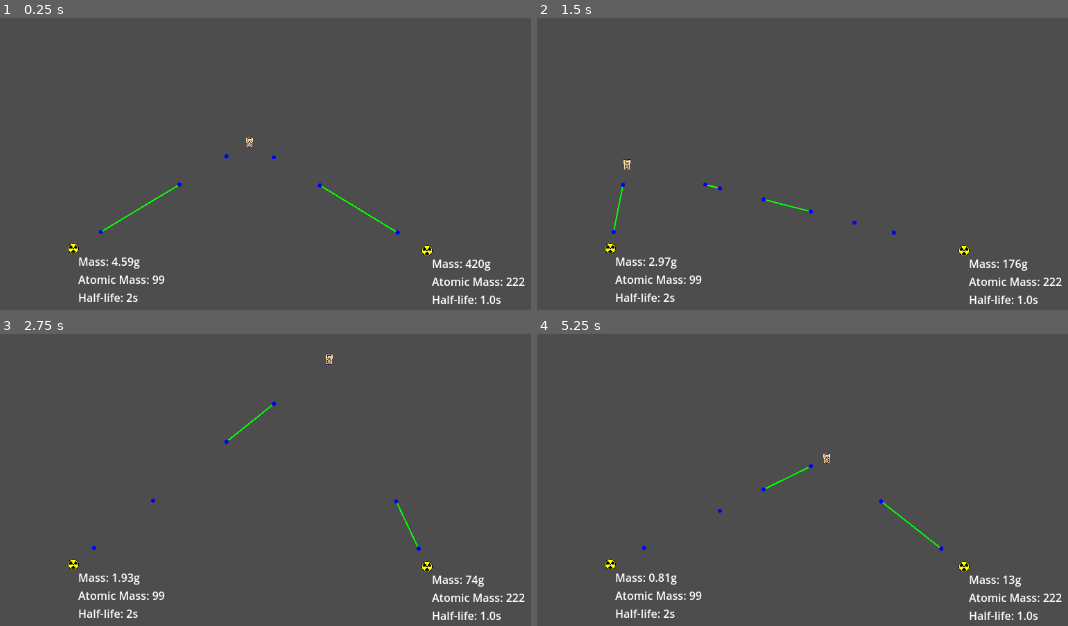
Above: before the commit, frames 1-4 (two rows, left to right).
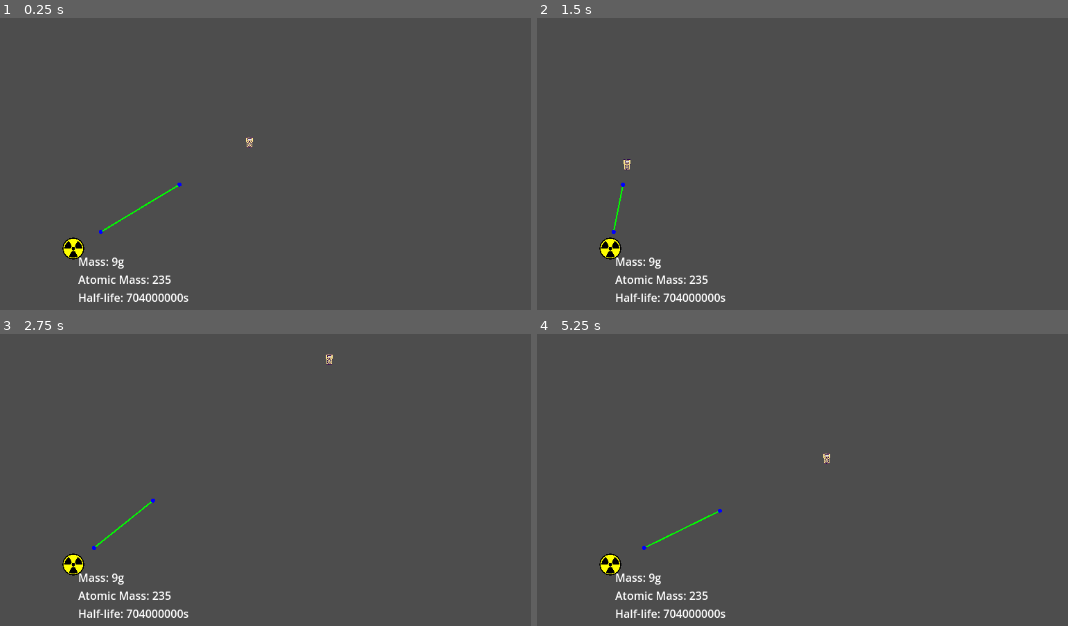
Above: after the commit, the same moments.

Repository: CaptainTriton10/ionising-radiation-simulator
Game: Godot game, scene res://main.tscn
The game is run twice, just before and just after one commit, with the same random seed, the same clock (stepped at 60 frames per second) and the same inputs.
Inputs (mouse positions are in pixels of both pictures, inside the frame that each line leads up to):
- Up to frame 1 (0.25 s): no input
- Up to frame 2 (1.5 s): move the mouse to (961, 120) at 0.52 s; move the mouse to (627, 164) at 1.27 s
- Up to frame 3 (2.75 s): move the mouse to (329, 360) at 2.02 s
- Up to frame 4 (5.25 s): move the mouse to (744, 547) at 2.77 s; move the mouse to (1025, 526) at 3.52 s; move the mouse to (547, 392) at 4.27 s; tap Enter at 5 s; move the mouse to (829, 459) at 5.02 s

The runs differ from the first frame. In frame 1, 1.6% of the frame differs, in the area x 11-99%, y 46-98%; in frame 2, 1.5%; in frame 3, 1.6%; in frame 4, 1.6%, in the area x 11-99%, y 44-98%.

Commit message:
feat: mass changes sprite size

Diff:
--- a/Scripts/rad_source.gd
+++ b/Scripts/rad_source.gd
@@ -3,6 +3,7 @@
 @export var activity: float
 @onready var half_life: float = self.get_meta("half_life")
 @onready var mass: float = self.get_meta("mass")
+@onready var sprite: Sprite2D = $Sprite2D
 
 func ln(x: float) -> float:
 	var e = exp(1)
@@ -18,4 +19,7 @@
 	activity = nuclei * (ln(2) / half_life)
 
 func _process(delta: float) -> void:
+	# Decrease mass every tick (radioactive decay)
 	mass *= 0.5**(delta / half_life)
+
+	sprite.scale = Vector2.ONE * minf(mass * 0.009, 1)
--- a/main.tscn
+++ b/main.tscn
@@ -8,32 +8,17 @@
 [node name="Node2D" type="Node2D"]
 script = ExtResource("1_1bvp3")
 
-[node name="Detector" parent="." instance=ExtResource("3_h2yge")]
-position = Vector2(636, 218)
-metadata/play_sfx = false
-
 [node name="Barrier" parent="." instance=ExtResource("4_1bvp3")]
 position = Vector2(323.00006, 419)
 scale = Vector2(15.692694, 3.4168868)
 metadata/lambda = 0.05
 
-[node name="Barrier3" parent="." instance=ExtResource("4_1bvp3")]
-position = Vector2(577, 328.99994)
-rotation = 1.5707964
-scale = Vector2(36.252693, 3.4168868)
-metadata/lambda = 0.0
-
-[node name="Barrier2" parent="." instance=ExtResource("4_1bvp3")]
-position = Vector2(831, 420.00003)
-scale = Vector2(15.692694, 3.4168868)
-metadata/lambda = 0.4
-
 [node name="RadSource" parent="." instance=ExtResource("5_lquwl")]
 position = Vector2(322, 477)
-metadata/half_life = 2.0
+metadata/half_life = 704000000.0
+metadata/mass = 10.0
+metadata/element = 235
 
-[node name="RadSource2" parent="." instance=ExtResource("5_lquwl")]
-position = Vector2(832, 480)
-metadata/half_life = 1.0
-metadata/mass = 500.0
-metadata/element = 222
+[node name="Detector" parent="." instance=ExtResource("3_h2yge")]
+position = Vector2(344, 202)
+metadata/play_sfx = true
